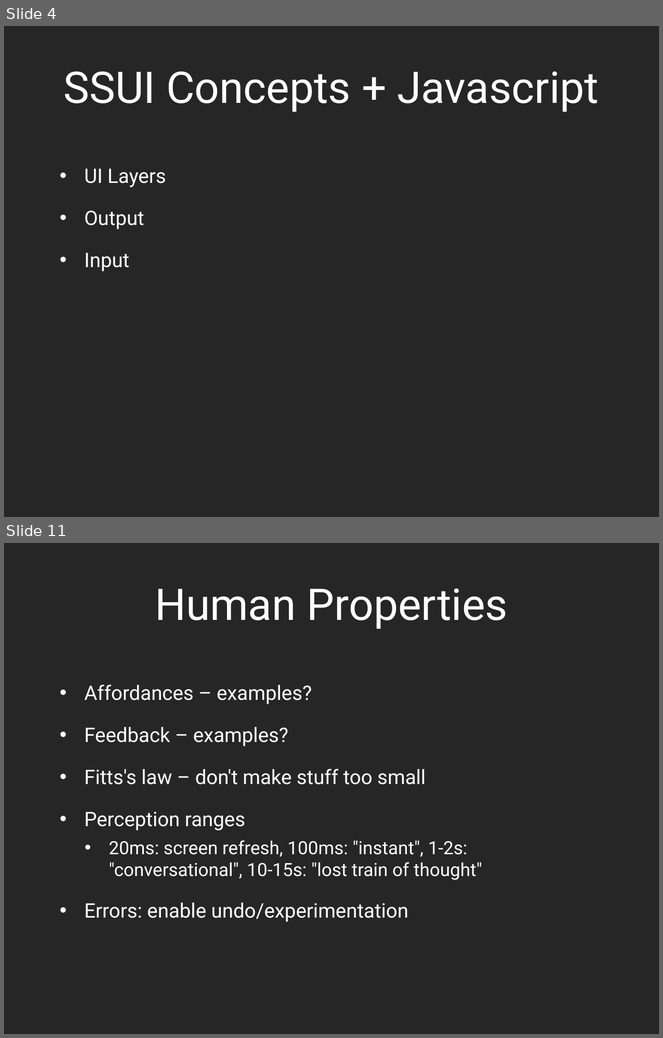
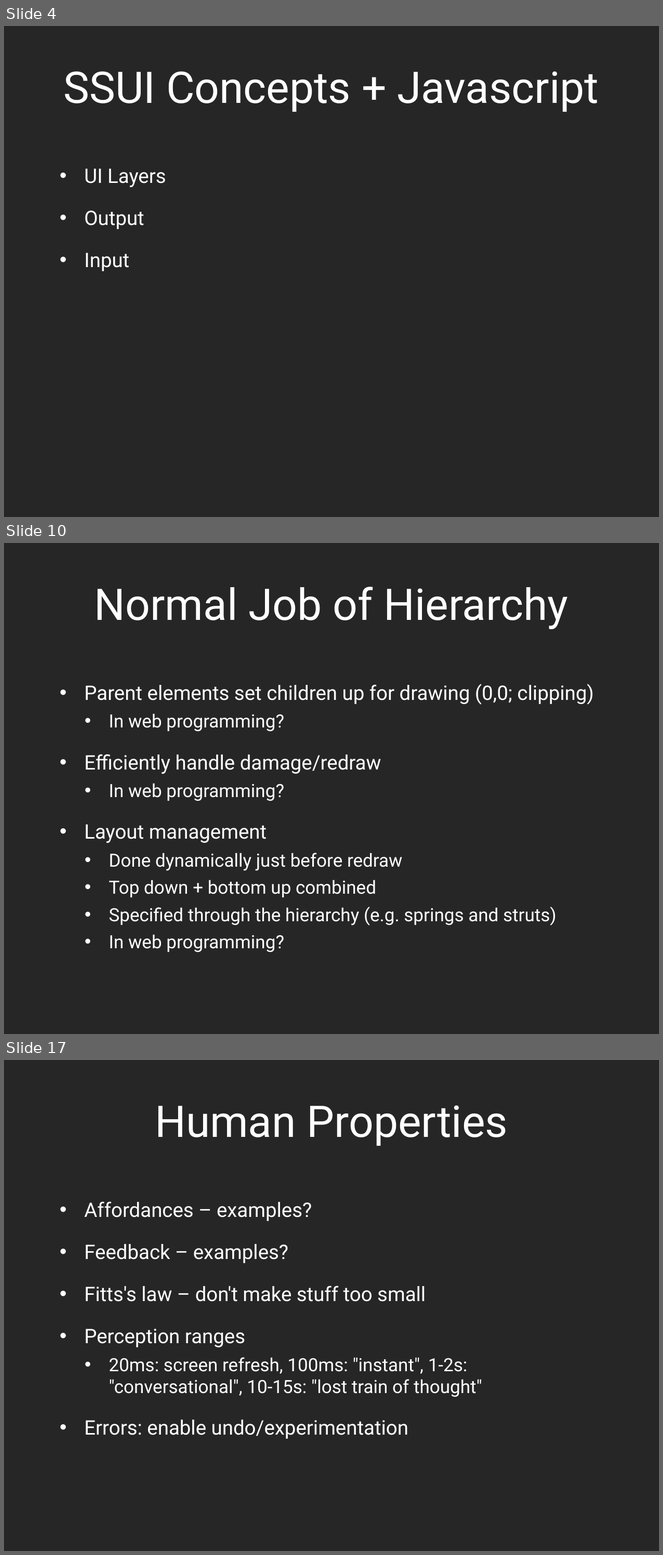
Before and after one commit to dantasse/ssuiweb2014, a slide deck: week13/week13.pptx. Shown one above the other, each under a label of ours: slides 4 and 11 before the commit, slides 4, 10 and 17 after it; the slides between them are not shown. The pictures are 663x1038 and 663x1555 pixels, drawn with LibreOffice and Linux fonts; fonts in the diff are those of the drawing. Boxes give left, top, right and bottom in pixels: in the first picture for what was removed or moved away, otherwise in the second. Text is boxed around its words. In the diff, an @@ line names an element or a change of style, - is before the commit and + after.

```diff
--- a/week13/week13.pptx
+++ b/week13/week13.pptx
@@ slide 10 added at (4, 543, 659, 1034), background #262626 @@
@@ title added at (94, 587, 568, 629), 48 pt, text #FFFFFF @@
+Normal Job of Hierarchy
@@ text added at (84, 684, 594, 953), 20 pt, text #FFFFFF @@
+• Parent elements set children up for drawing (0,0; clipping)
+  • In web programming?
+• Efficiently handle damage/redraw
+  • In web programming?
+• Layout management
+  • Done dynamically just before redraw
+  • Top down + bottom up combined
+  • Specified through the hierarchy (e.g. springs and struts)
+  • In web programming?
@@ what was slide 11 is now slide 17 @@
```
Also in this commit, not shown: 6 slides changed, 10 other slides added, 2 slides removed, 2 other files.
